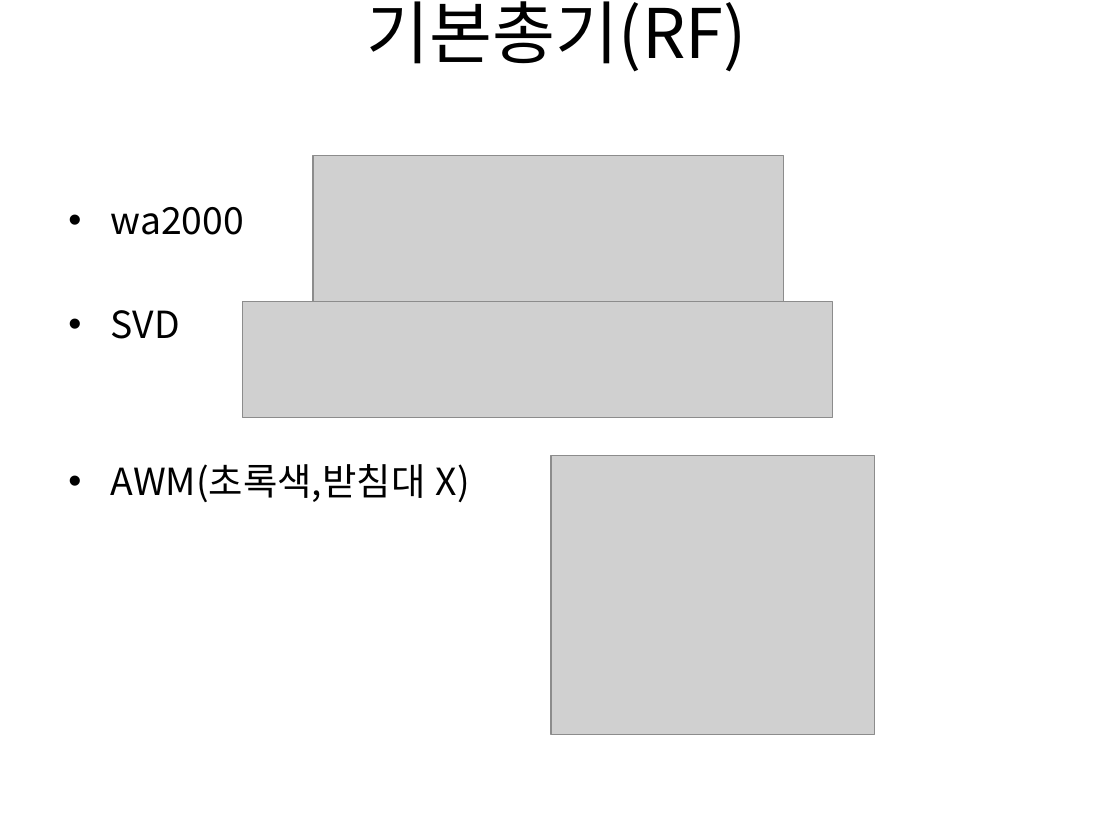
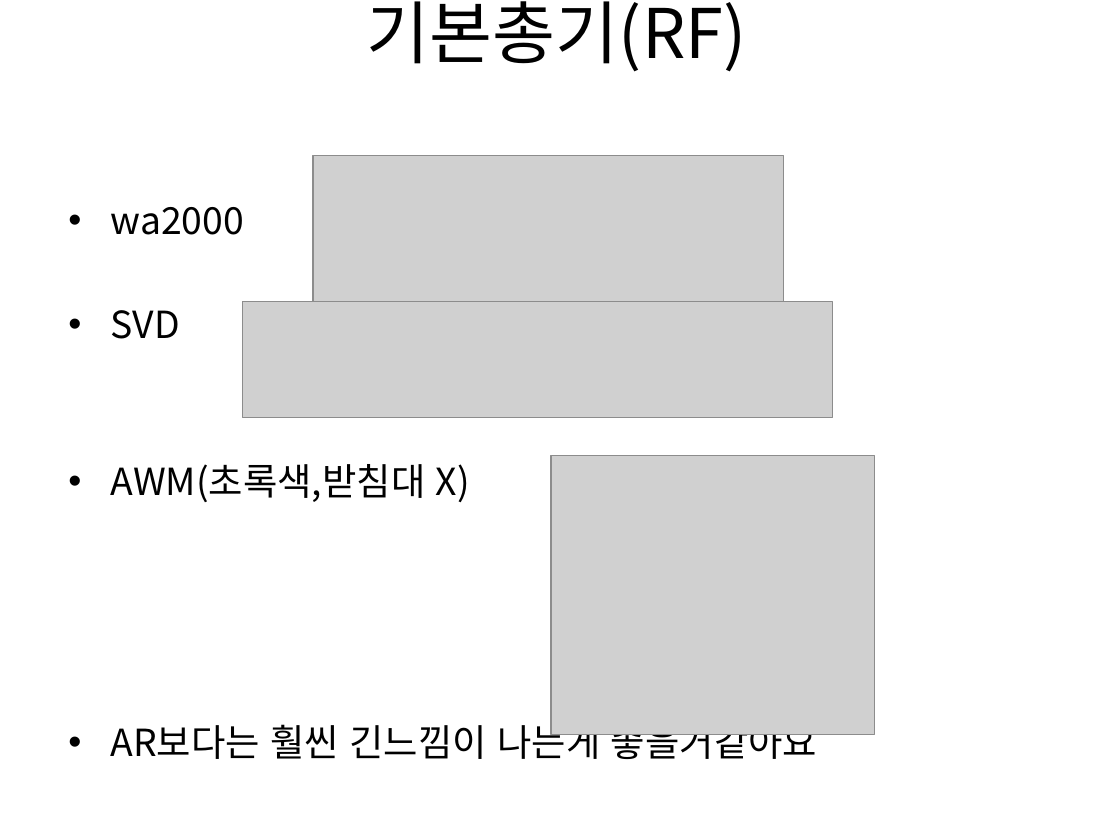
Before and after one commit to gkdlgndpdu/EscapeJail, a slide deck: slide 41 of EscapeJail/Assets/기획/스테이지1기획.pptx. Drawn at 1120x840 pixels with LibreOffice and Linux fonts; fonts in the diff are those of the drawing; grey boxes stand for pictures. Boxes give left, top, right and bottom in pixels: in the first picture for what was removed or moved away, otherwise in the second. Text is boxed around its words. In the diff, an @@ line names an element or a change of style, - is before the commit and + after.

```diff
--- a/EscapeJail/Assets/기획/스테이지1기획.pptx
+++ b/EscapeJail/Assets/기획/스테이지1기획.pptx
@@ text at (x1=111, y1=719, x2=817, y2=767): paragraph added @@
+• AR보다는 훨씬 긴느낌이 나는게 좋을거같아요
```
Also in this commit, not shown: 4 other slides changed, 2 other files.
